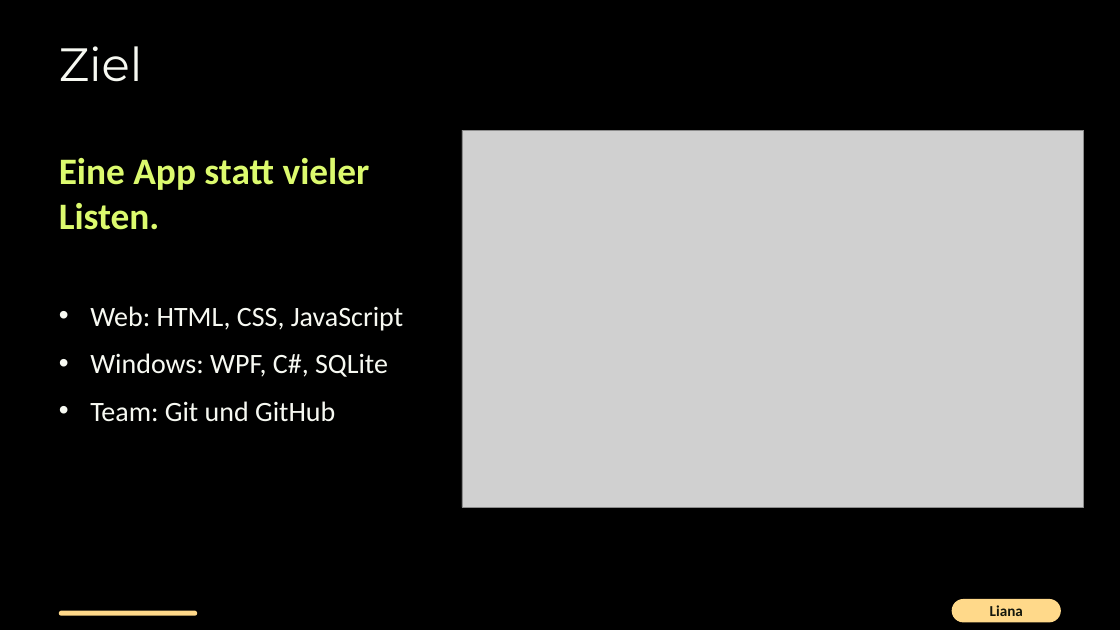
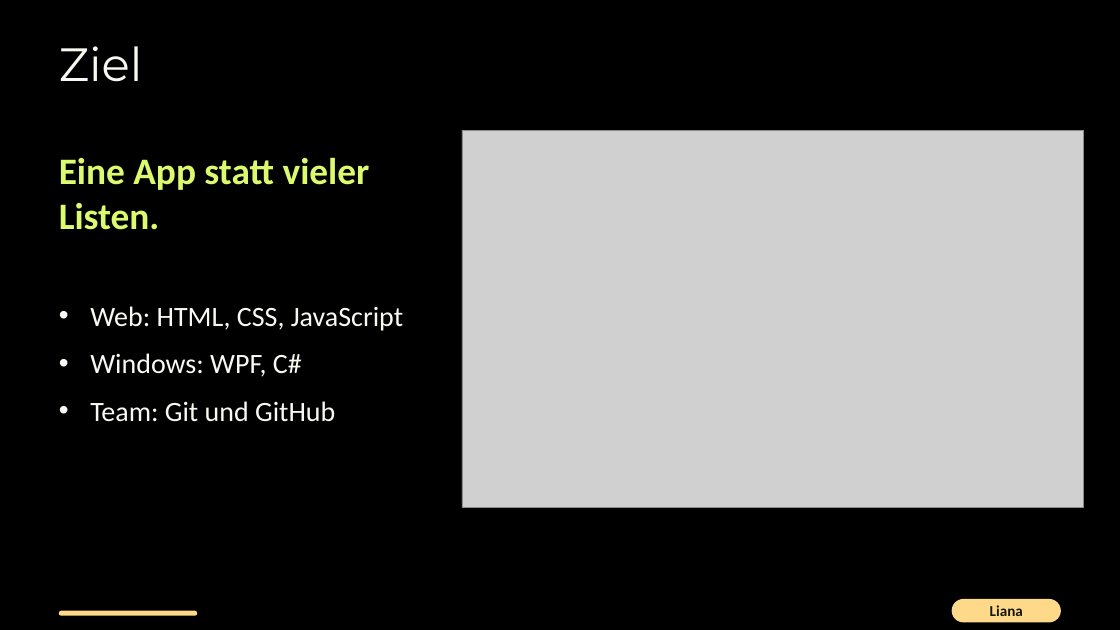
Before and after one commit to alexlearns3/To-Do, a slide deck: slide 4 of Präsi/Präsi ToDOProjekt (neu).pptx. Drawn at 1120x630 pixels with LibreOffice and Linux fonts; fonts in the diff are those of the drawing; grey boxes stand for pictures. Boxes give left, top, right and bottom in pixels: in the first picture for what was removed or moved away, otherwise in the second. Text is boxed around its words. In the diff, an @@ line names an element or a change of style, - is before the commit and + after.

```diff
--- a/Präsi/Präsi ToDOProjekt (neu).pptx
+++ b/Präsi/Präsi ToDOProjekt (neu).pptx
@@ text at [90,353,302,377]: text changed @@
-• Windows: WPF, C#, SQLite
+• Windows: WPF, C#
```
Also in this commit, not shown: 4 other slides changed.
